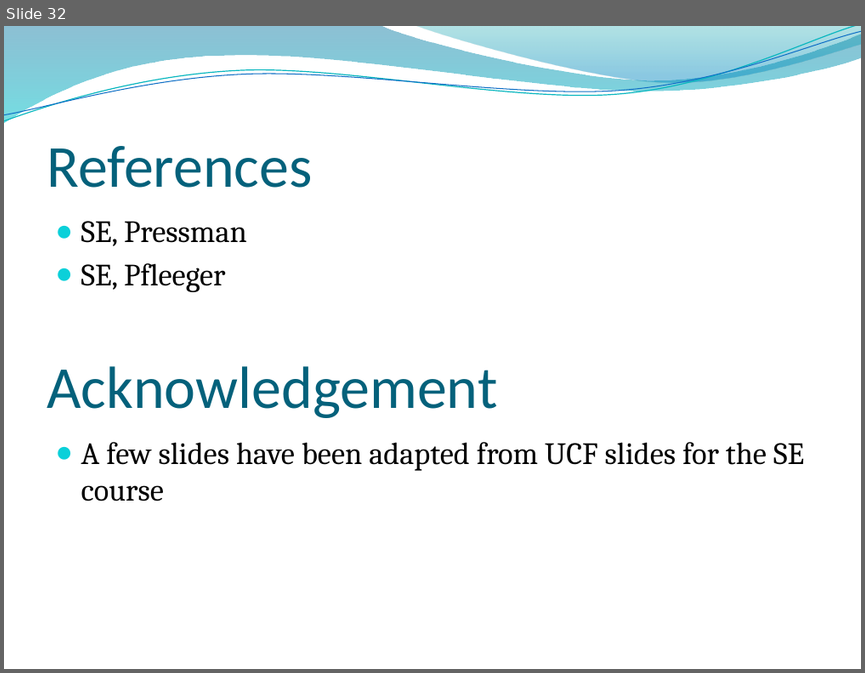
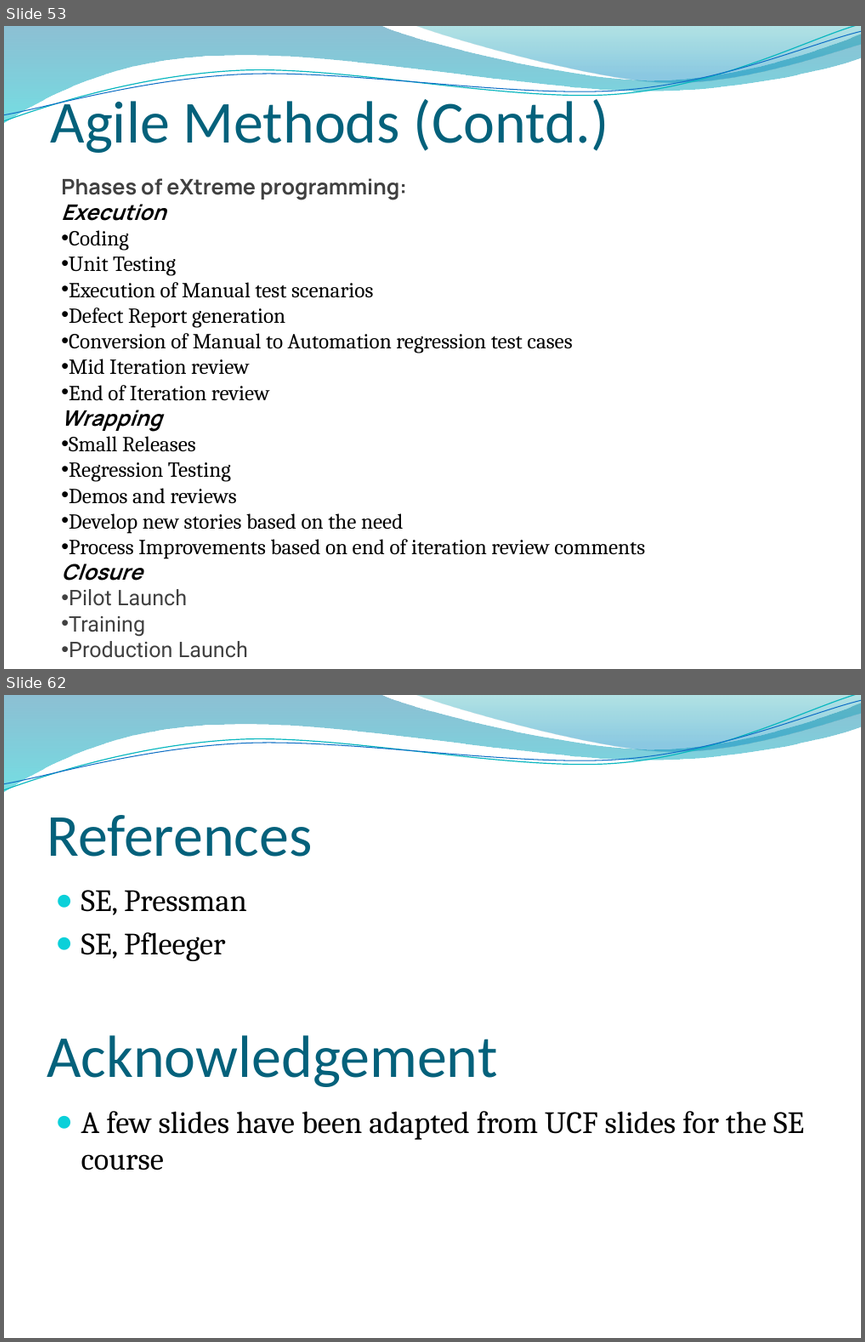
Before and after one commit to abdulsaboor938/Semester-4, a slide deck: Software Engineering/Slides/Lecture 3-4 Software Process Models 20200926 A.pptx. Shown one above the other, each under a label of ours: slide 32 before the commit, slides 53 and 62 after it; the slides between them are not shown. The pictures are 865x673 and 865x1342 pixels, drawn with LibreOffice and Linux fonts; fonts in the diff are those of the drawing; background and template pictures are left out. Boxes give left, top, right and bottom in pixels: in the first picture for what was removed or moved away, otherwise in the second. Text is boxed around its words. In the diff, an @@ line names an element or a change of style, - is before the commit and + after.

```diff
--- a/Software Engineering/Slides/Lecture 3-4 Software Process Models 20200926 A.pptx
+++ b/Software Engineering/Slides/Lecture 3-4 Software Process Models 20200926 A.pptx
@@ slide 53 added at bbox=[4, 26, 861, 669], background picture (left out); not listed: 4 template elements that a slide beside it also shows @@
@@ title added at bbox=[51, 93, 609, 153], 50 pt, text #04617B @@
+Agile Methods (Contd.)
@@ text added at bbox=[61, 178, 645, 658], 18 pt, text #000000 @@
+Phases of eXtreme programming:
+Execution
+• Coding
+• Unit Testing
+• Execution of Manual test scenarios
+• Defect Report generation
+• Conversion of Manual to Automation regression test cases
+• Mid Iteration review
+• End of Iteration review
+Wrapping
+• Small Releases
+• Regression Testing
+• Demos and reviews
+• Develop new stories based on the need
+• Process Improvements based on end of iteration review comments
+Closure
+• Pilot Launch
+• Training
+• Production Launch
@@ what was slide 32 is now slide 62 @@
```
Also in this commit, not shown: 29 other slides added, 13 other files.
